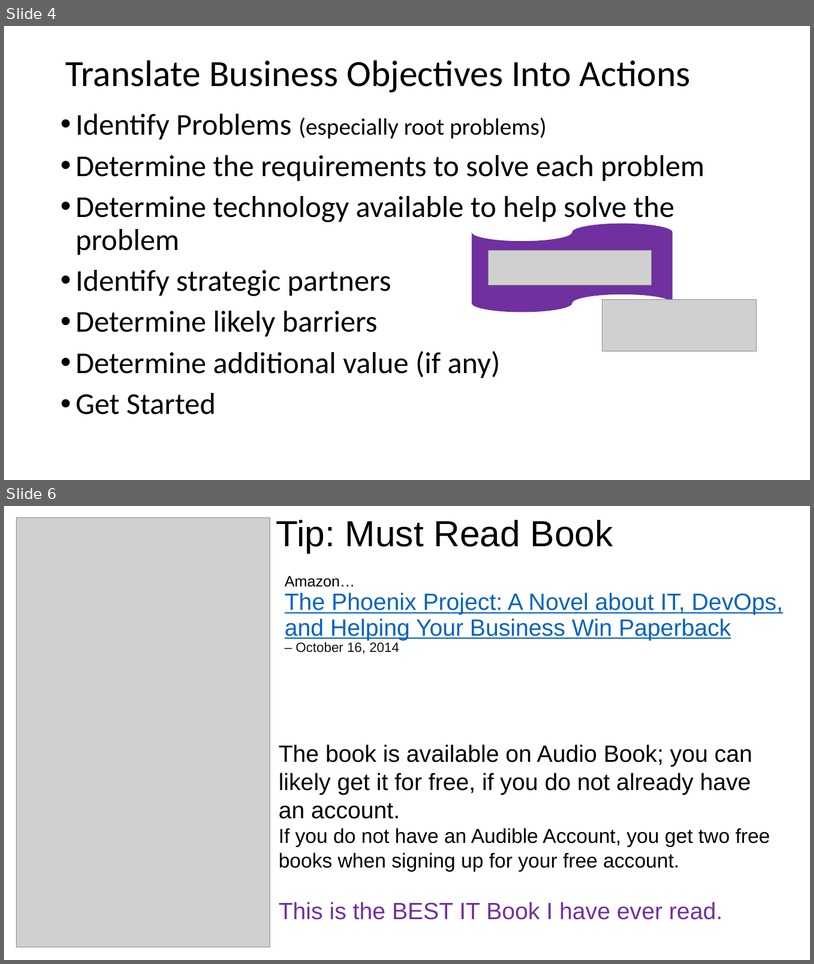
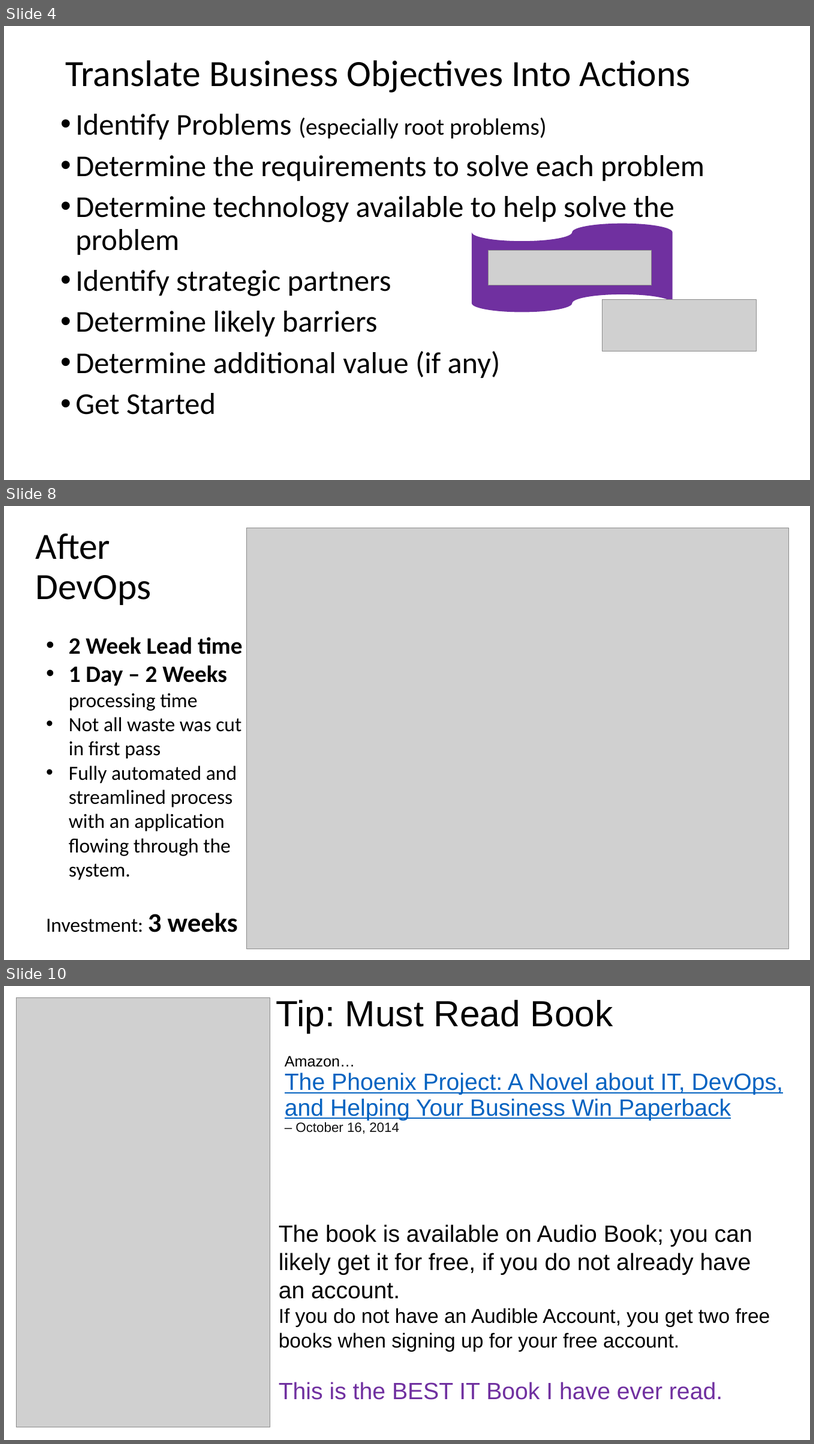
Before and after one commit to guruskill/70-534, a slide deck: Events/2017-06-13-NYC/Presentations/70-534-DevOps-and-NextSteps.pptx. Shown one above the other, each under a label of ours: slides 4 and 6 before the commit, slides 4, 8 and 10 after it; the slides between them are not shown. The pictures are 814x964 and 814x1444 pixels, drawn with LibreOffice and Linux fonts; fonts in the diff are those of the drawing; grey boxes stand for pictures. Boxes give left, top, right and bottom in pixels: in the first picture for what was removed or moved away, otherwise in the second. Text is boxed around its words. In the diff, an @@ line names an element or a change of style, - is before the commit and + after.

```diff
--- a/Events/2017-06-13-NYC/Presentations/70-534-DevOps-and-NextSteps.pptx
+++ b/Events/2017-06-13-NYC/Presentations/70-534-DevOps-and-NextSteps.pptx
@@ slide 8 added at (x1=4, y1=506, x2=810, y2=960), background #FFFFFF @@
@@ title added at (x1=35, y1=533, x2=151, y2=605), 44 pt, text #000000 @@
+After
+DevOps
@@ picture added at (x1=247, y1=528, x2=789, y2=948) @@
@@ text added at (x1=46, y1=637, x2=242, y2=932), 24 pt, text #000000 @@
+• 2 Week Lead time
+• 1 Day – 2 Weeks processing time
+• Not all waste was cut in first pass
+• Fully automated and streamlined process with an application flowing through the system.
+Investment: 3 weeks
@@ what was slide 6 is now slide 10 @@
```
Also in this commit, not shown: 1 slide changed, 6 other slides added, 1 slide removed, 37 other files.
